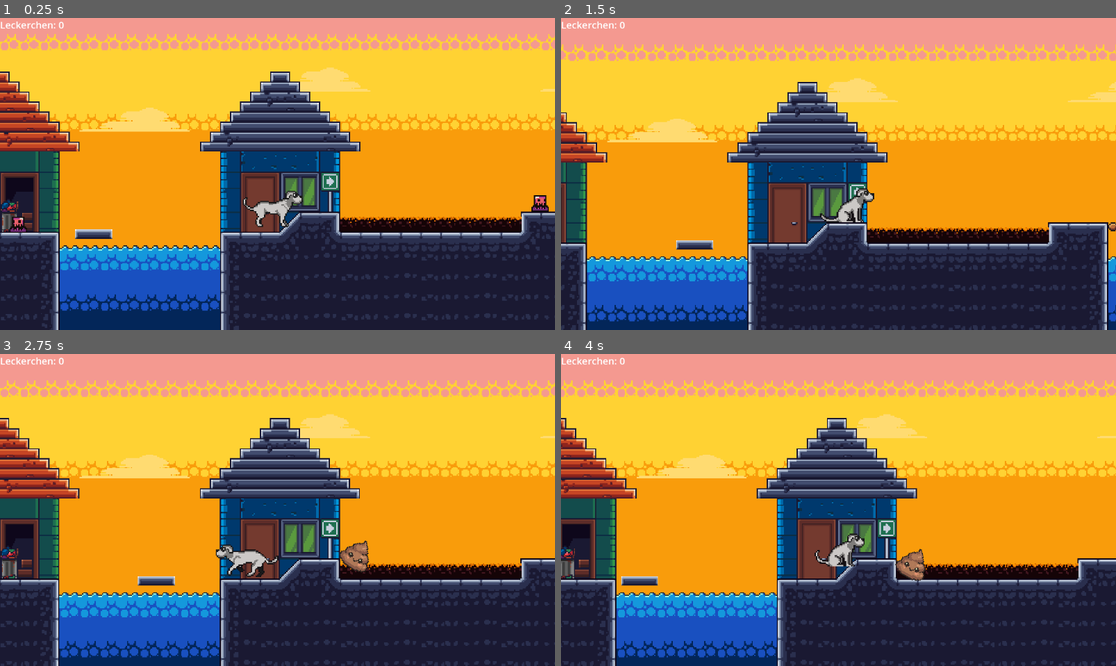
Above: before the commit, frames 1-4 (two rows, left to right).
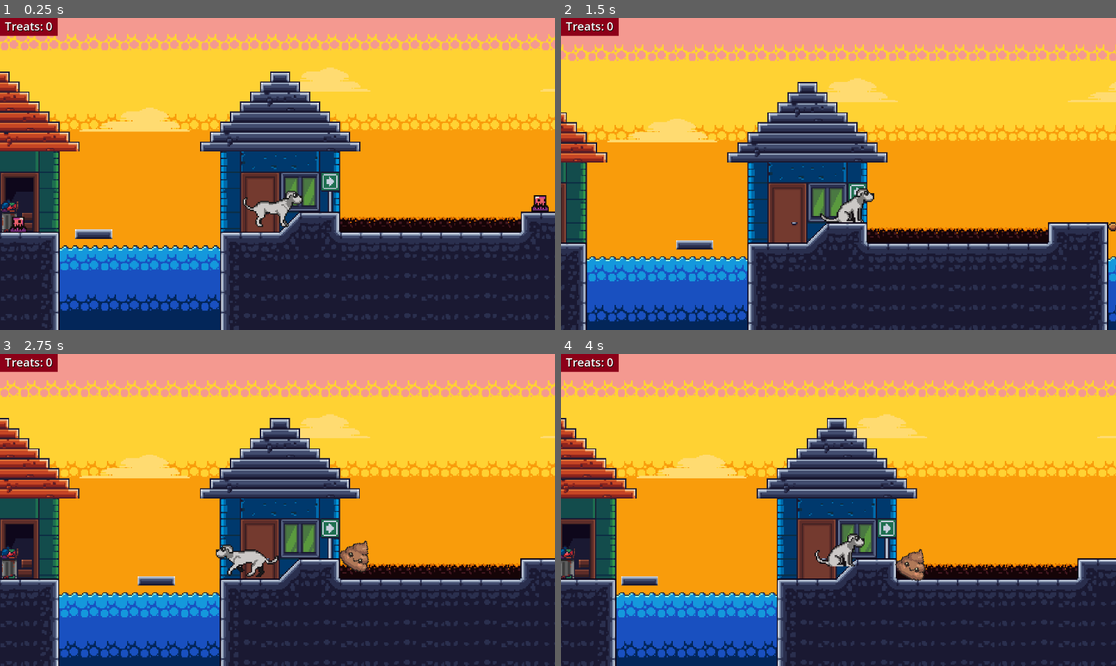
Above: after the commit, the same moments.

Repository: LukasRoeding/walk-your-human
Game: Godot game, scene res://scenes/spiel.tscn
Two runs of this game, one before a commit and one after it. Both use one fixed random seed, a clock stepped at 60 frames per second and the inputs below.
Inputs:
- Up to frame 1 (0.25 s): no input
- Up to frame 2 (1.5 s): hold D (move_right) from 0.53 s (still down); tap 1 (bark) at 0.6 s; tap W (jump) at 0.77 s; tap K (shit) at 1.35 s
- Up to frame 3 (2.75 s): tap W (jump) at 1.52 s; release D (move_right) at 2.03 s; hold A (move_left) from 2.03 s (still down); tap 3 (sleep) at 2.1 s
- Up to frame 4 (4 s): release A (move_left) at 2.78 s; hold D (move_right) from 2.78 s (still down); tap 1 (bark) at 2.85 s; tap W (jump) at 3.02, 3.77 s; tap K (shit) at 3.6 s

The runs differ from the first frame. In frame 1, 0.7% of the frame differs, in the area x 0-94%, y 0-68%; in frame 2, 0.7%, in the area x 0-88%, y 0-71%; in frame 3, 0.7%; in frame 4, 0.7%.

Commit message:
adding a basic panel to display score on a background

Diff:
--- a/scenes/score.gd
+++ b/scenes/score.gd
@@ -12,4 +12,4 @@
 
 func add_score():
 	score = score + 1
-	text = 'Leckerchen: ' + str(score)
+	text = 'Treats: ' + str(score)
--- a/scenes/spiel.tscn
+++ b/scenes/spiel.tscn
@@ -1593,12 +1593,13 @@
 sources/1 = SubResource("TileSetAtlasSource_68cdg")
 sources/5 = SubResource("TileSetAtlasSource_dlty2")
 
-[sub_resource type="SystemFont" id="SystemFont_trto6"]
+[sub_resource type="StyleBoxFlat" id="StyleBoxFlat_68cdg"]
+bg_color = Color(0.549537, 0, 0.0951351, 1)
+border_color = Color(0, 0.906717, 0.956378, 1)
 
 [sub_resource type="LabelSettings" id="LabelSettings_trto6"]
-font = SubResource("SystemFont_trto6")
-font_size = 20
-shadow_color = Color(0.916149, 0.26552, 0.276955, 0)
+font_size = 24
+shadow_color = Color(0, 0, 0, 1)
 
 [node name="Spiel" type="Node2D"]
 
@@ -1638,13 +1639,14 @@
 region_rect = Rect2(157, 372, 24, 16)
 
 [node name="Coin3" parent="Coins" instance=ExtResource("4_ny8ki")]
-position = Vector2(-293, -6)
+position = Vector2(-292, -3)
+rotation = -1.11809
 
 [node name="Sprite2D" type="Sprite2D" parent="Coins/Coin3"]
 position = Vector2(0.88578, 5.96046e-08)
 texture = ExtResource("3_dlty2")
 region_enabled = true
-region_rect = Rect2(53, 402, 21, 13)
+region_rect = Rect2(53, 343, 17, 19)
 
 [node name="player" parent="." instance=ExtResource("1_ced32")]
 position = Vector2(-1, -9)
@@ -1698,7 +1700,7 @@
 [node name="Lava" type="Node" parent="."]
 
 [node name="lava9" parent="Lava" instance=ExtResource("7_r1apd")]
-position = Vector2(184, -7)
+position = Vector2(183, -7)
 
 [node name="lava8" parent="Lava" instance=ExtResource("7_r1apd")]
 position = Vector2(168, -7)
@@ -1727,9 +1729,16 @@
 [node name="CanvasLayer" type="CanvasLayer" parent="."]
 layer = 2
 
+[node name="Panel" type="Panel" parent="CanvasLayer"]
+offset_right = 40.0
+offset_bottom = 40.0
+scale = Vector2(2.9955, 0.917909)
+theme_override_styles/panel = SubResource("StyleBoxFlat_68cdg")
+
 [node name="Score" type="Label" parent="CanvasLayer"]
-offset_right = 40.0
-offset_bottom = 23.0
-text = "Leckerchen: 0"
+offset_left = 10.0
+offset_right = 143.0
+offset_bottom = 34.0
+text = "Treats: 0"
 label_settings = SubResource("LabelSettings_trto6")
 script = ExtResource("15_68cdg")
Not shown, changed: Platformer_website.html
Not shown, changed: Platformer_website.pck
